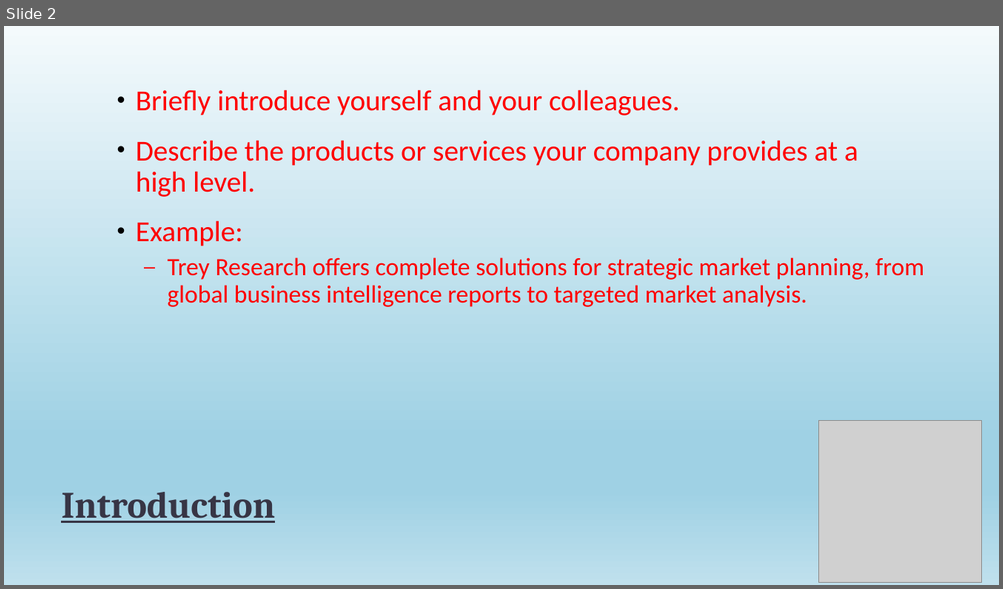
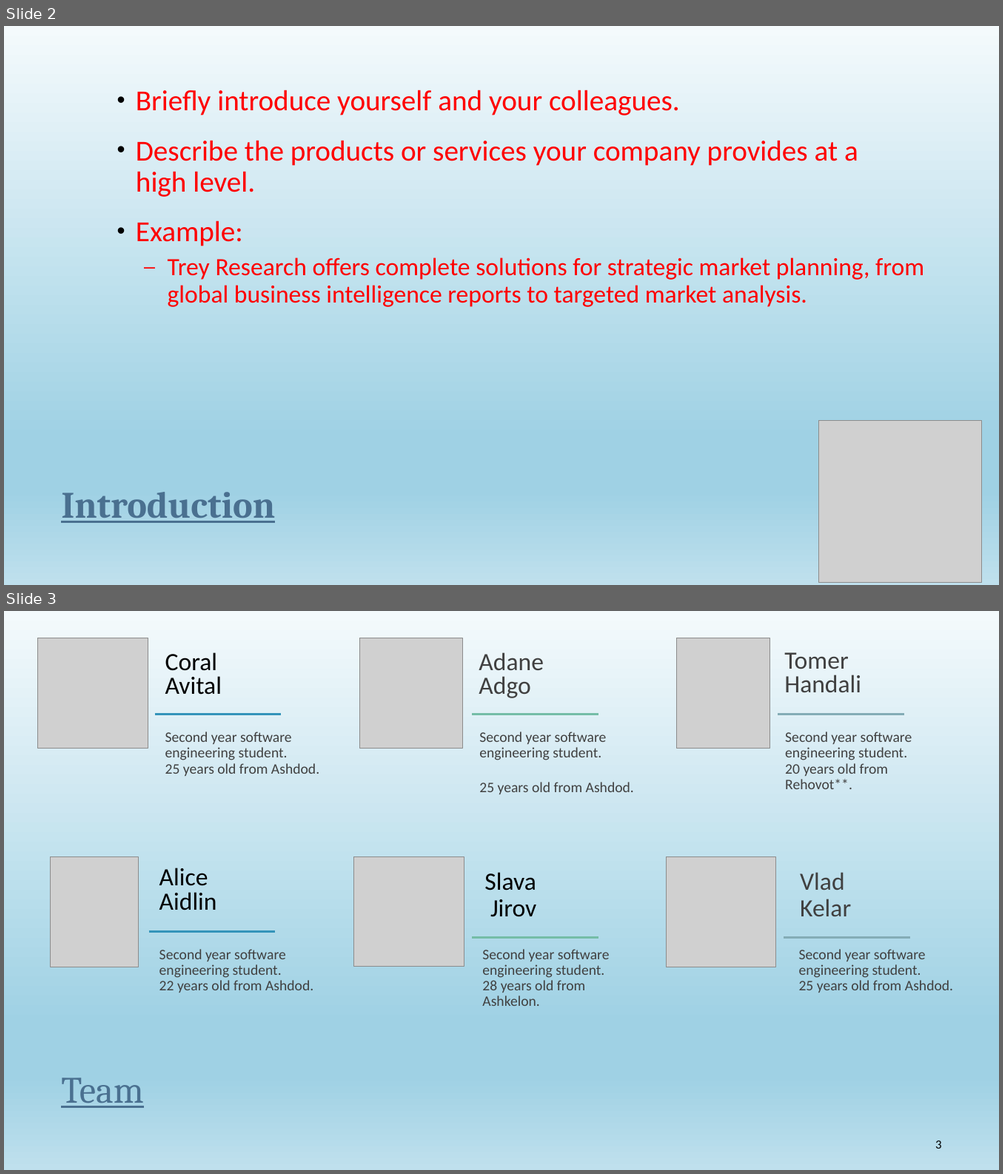
Before and after one commit to Adaneadgo/Pack4u, a slide deck: Pack4U.pptx. Shown one above the other, each under a label of ours: slide 2 before the commit, slides 2 and 3 after it. The pictures are 1003x589 and 1003x1174 pixels, drawn with LibreOffice and Linux fonts; fonts in the diff are those of the drawing; grey boxes stand for pictures. Boxes give left, top, right and bottom in pixels: in the first picture for what was removed or moved away, otherwise in the second. Text is boxed around its words. In the diff, an @@ line names an element or a change of style, - is before the commit and + after.

```diff
--- a/Pack4U.pptx
+++ b/Pack4U.pptx
@@ slide 3 added at box(4, 611, 999, 1170), background gradient #F5F8FA to #EBF1F5 to #CEDBE6; not listed: 1 template element that a slide beside it also shows @@
@@ picture added at box(37, 638, 148, 749) @@
@@ text added at box(165, 652, 222, 695), 24 pt, text #000000 @@
+Coral
+Avital
@@ picture added at box(359, 638, 462, 749) @@
@@ text added at box(478, 652, 543, 698), 24 pt, text #404040 @@
+Adane
+Adgo
@@ picture added at box(676, 638, 768, 749) @@
@@ text added at box(784, 652, 861, 693), 24 pt, text #404040 @@
+Tomer Handali
@@ line added from (155, 715) to (281, 715), #3494BA 2.25 pt @@
@@ line added from (472, 715) to (598, 715), #75BDA7 2.25 pt @@
@@ line added from (778, 715) to (904, 715), #84ACB6 2.25 pt @@
@@ text added at box(165, 732, 319, 776), 14 pt, text #404040 @@
+Second year software engineering student.
+25 years old from Ashdod.
@@ text added at box(479, 732, 634, 795), 14 pt, text #404040 @@
+Second year software engineering student.
+25 years old from Ashdod.
@@ text added at box(785, 732, 912, 789), 14 pt, text #404040 @@
+Second year software engineering student.
+20 years old from Rehovot**.
@@ picture added at box(51, 857, 138, 968) @@
@@ text added at box(159, 868, 217, 911), 24 pt, text #000000 @@
+Alice
+Aidlin
@@ picture added at box(354, 857, 464, 967) @@
@@ text added at box(484, 872, 536, 917), 24 pt, text #000000 @@
+Slava
+Jirov
@@ picture added at box(666, 857, 776, 968) @@
@@ text added at box(800, 872, 851, 917), 24 pt, text #404040 @@
+Vlad
+Kelar
@@ line added from (149, 932) to (275, 932), #3494BA 2.25 pt @@
@@ line added from (472, 938) to (598, 938), #75BDA7 2.25 pt @@
@@ line added from (783, 938) to (910, 938), #84ACB6 2.25 pt @@
@@ text added at box(159, 949, 313, 993), 14 pt, text #404040 @@
+Second year software engineering student.
+22 years old from Ashdod.
@@ text added at box(482, 949, 609, 1006), 14 pt, text #404040 @@
+Second year software engineering student.
+28 years old from Ashkelon.
@@ text added at box(799, 949, 953, 993), 14 pt, text #404040 @@
+Second year software engineering student.
+25 years old from Ashdod.
@@ title added at box(61, 1078, 143, 1108), 36 pt, text #4A7090, underline @@
+Team
@@ page number added at box(935, 1141, 941, 1149), 12 pt, text #000000 @@
+3
@@ slide 2 changed as well @@
@@ title "Introduction" at box(61, 492, 275, 523): text colour #373545 to #4A7090 @@
```
Also in this commit, not shown: 12 other slides changed, 1 other slide added, 3 slides removed.
